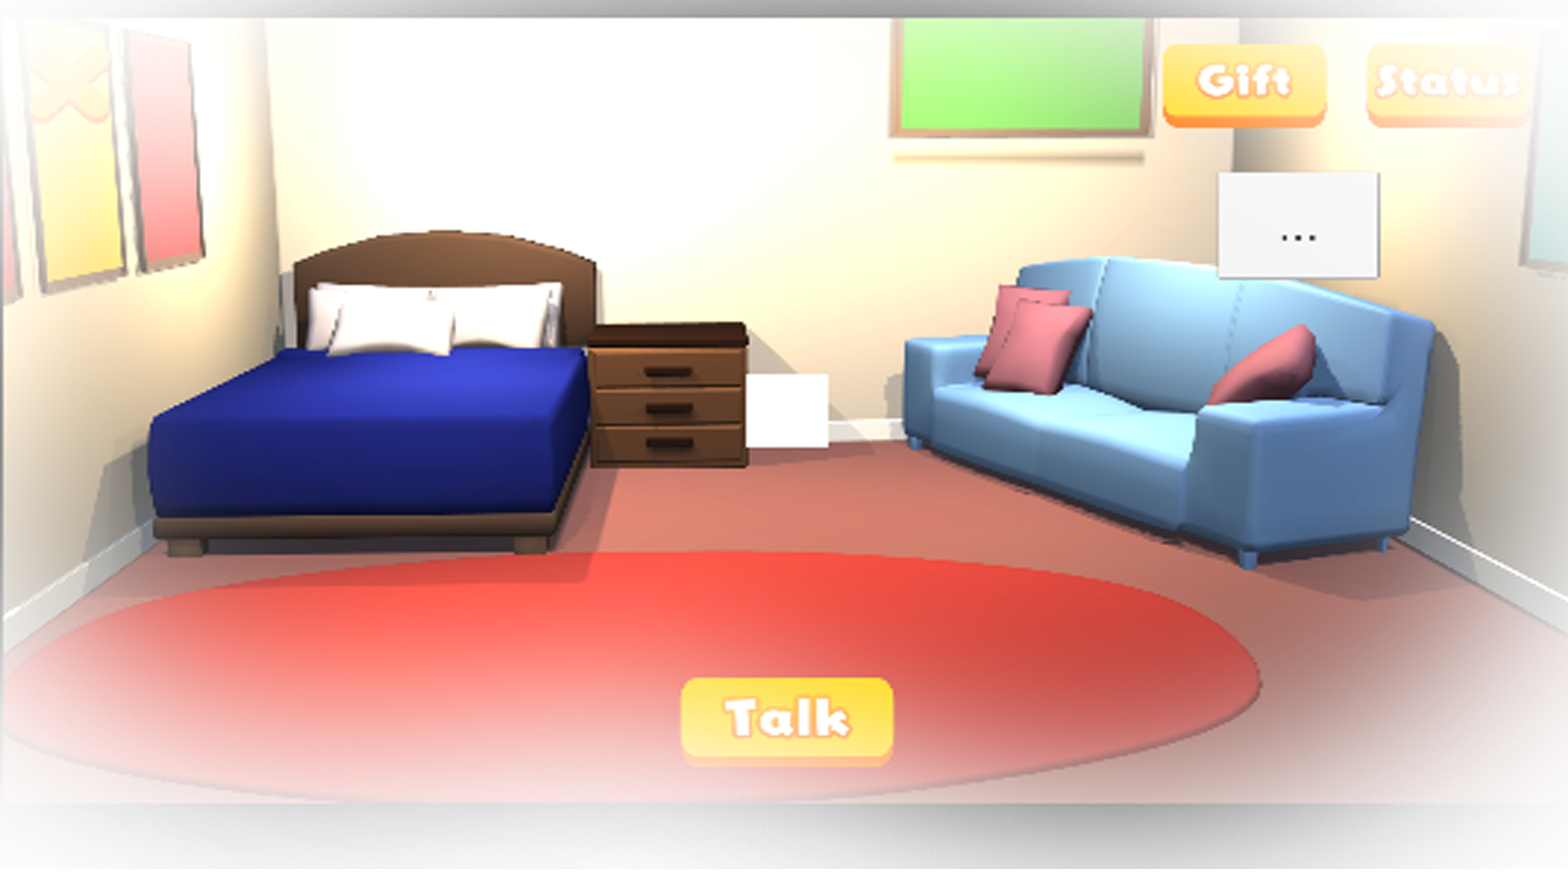
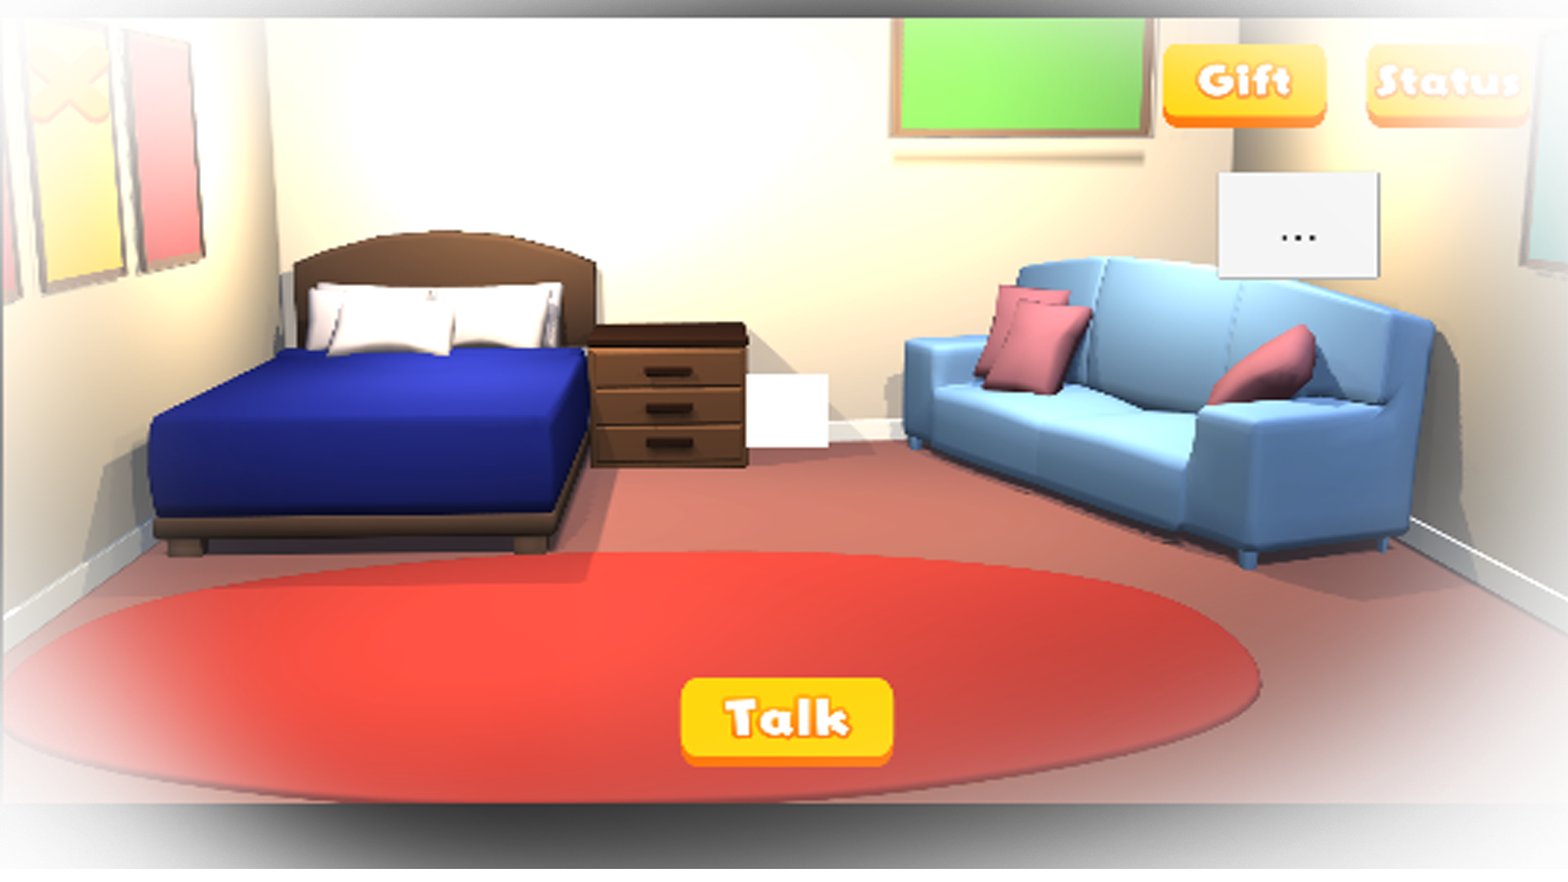
Layers edited between the first and the second (1568, 882) image:
painted on "Layer 2" over [0, 0, 1568, 869]